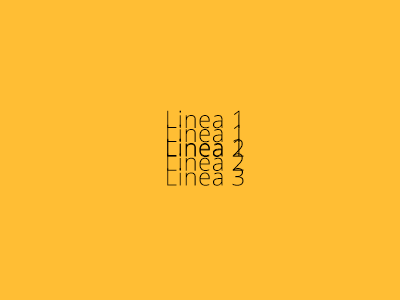
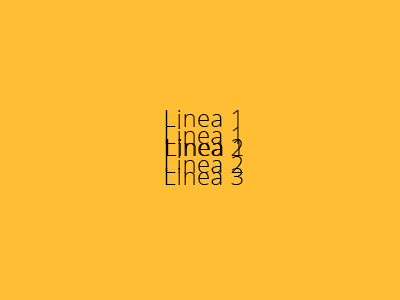
The second w=400, h=300 image is a revision of the first. Changes to its layers:
renamed "Dos lineas copy" to "Tres Lineas", painted on it over 165, 110, 244, 186
painted on "Dos lineas" over 165, 124, 244, 173
painted on "Una linea" over 166, 138, 240, 157
